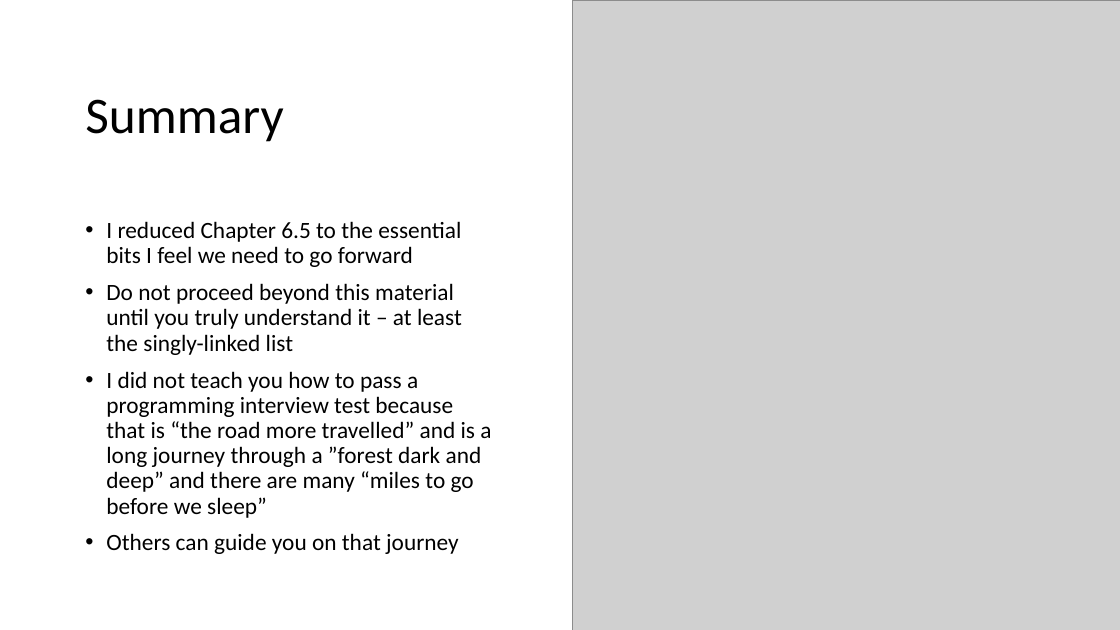
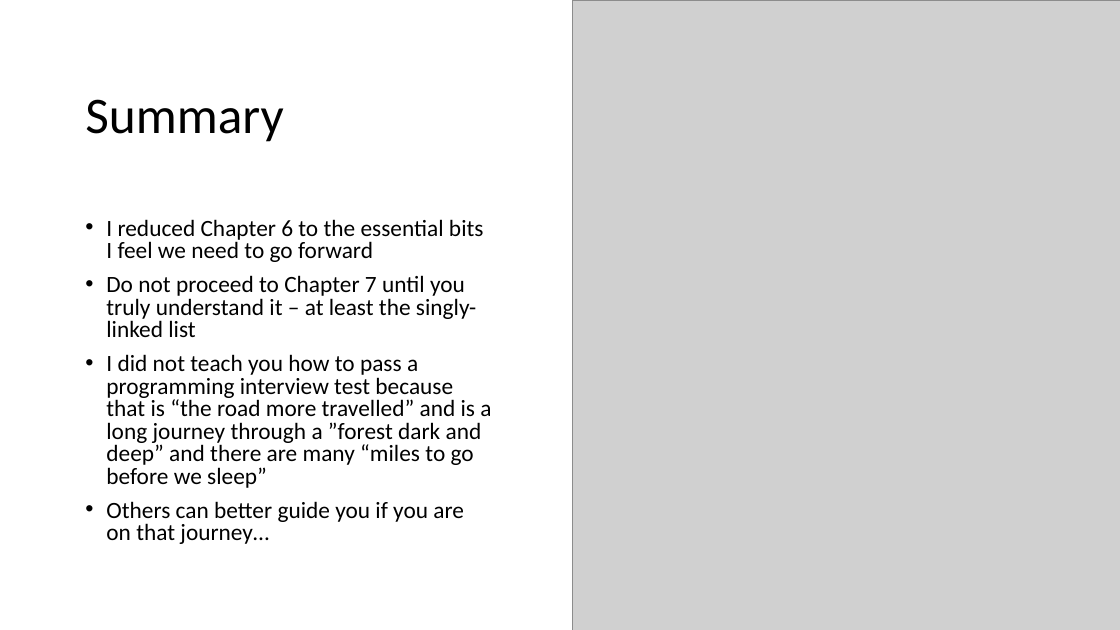
Before and after one commit to csev/cc4e, a slide deck: slide 39 of lectures/KR-6.pptx. Drawn at 1120x630 pixels with LibreOffice and Linux fonts; fonts in the diff are those of the drawing; grey boxes stand for pictures. Boxes give left, top, right and bottom in pixels: in the first picture for what was removed or moved away, otherwise in the second. Text is boxed around its words. In the diff, an @@ line names an element or a change of style, - is before the commit and + after.

Commit message:
Slide tweaks

```diff
--- a/lectures/KR-6.pptx
+++ b/lectures/KR-6.pptx
@@ text at (x1=106, y1=219, x2=484, y2=337): text changed @@
-• I reduced Chapter 6.5 to the essential bits I feel we need to go forward
-• Do not proceed beyond this material until you truly understand it – at least the singly-linked list
+• I reduced Chapter 6 to the essential bits I feel we need to go forward
+• Do not proceed to Chapter 7 until you truly understand it – at least the singly-linked list
@@ text at (x1=106, y1=354, x2=491, y2=488): line spacing 0.9 to 0.8 @@
@@ text at (x1=106, y1=501, x2=464, y2=544): text changed @@
-• Others can guide you on that journey
+• Others can better guide you if you are on that journey…
```
Also in this commit, not shown: 1 other slide changed, 1 other file.
